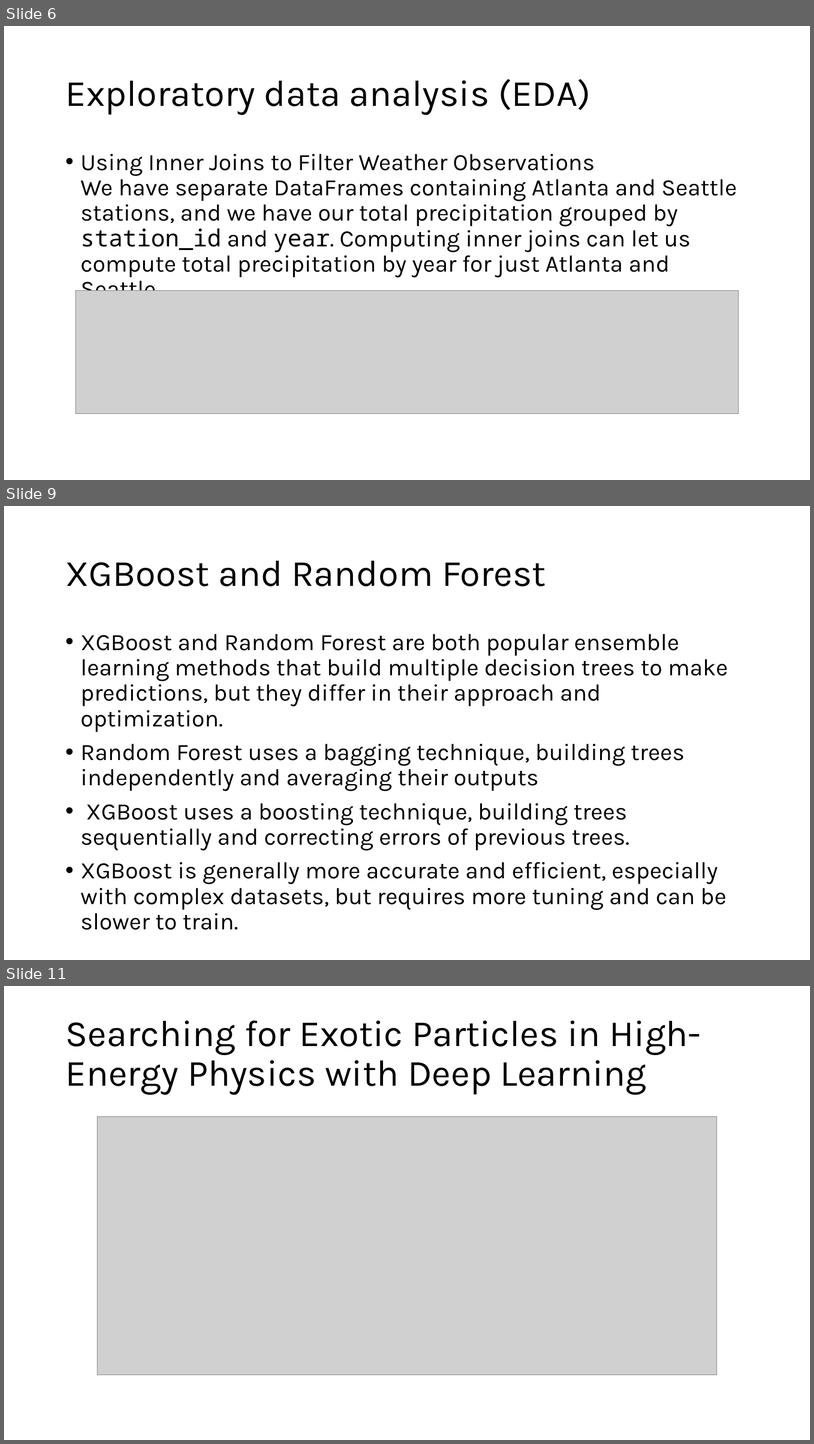
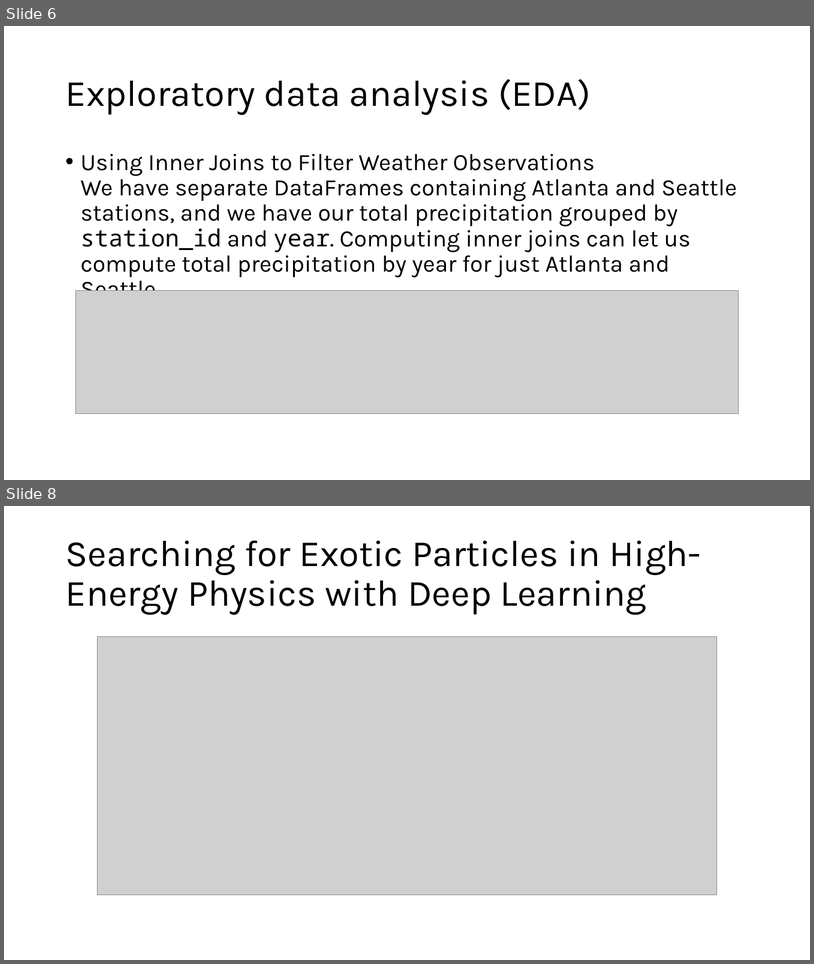
Before and after one commit to ICTP/SMR4077, a slide deck: DAY8/ML4HPC/slides/Magurele_3.pptx. Shown one above the other, each under a label of ours: slides 6, 9 and 11 before the commit, slides 6 and 8 after it; the slides between them are not shown. The pictures are 814x1444 and 814x964 pixels, drawn with LibreOffice and Linux fonts; fonts in the diff are those of the drawing; grey boxes stand for pictures. Boxes give left, top, right and bottom in pixels: in the first picture for what was removed or moved away, otherwise in the second. Text is boxed around its words. In the diff, an @@ line names an element or a change of style, - is before the commit and + after.

```diff
--- a/DAY8/ML4HPC/slides/Magurele_3.pptx
+++ b/DAY8/ML4HPC/slides/Magurele_3.pptx
@@ slide 9 removed at (4,506,810,960), background #FFFFFF @@
@@ title removed at (65,561,546,586) @@
-XGBoost and Random Forest
@@ text removed at (81,634,728,930) @@
-• XGBoost and Random Forest are both popular ensemble learning methods that build multiple decision trees to make predictions, but they differ in their approach and optimization.
-• Random Forest uses a bagging technique, building trees independently and averaging their outputs
-• XGBoost uses a boosting technique, building trees sequentially and correcting errors of previous trees.
-• XGBoost is generally more accurate and efficient, especially with complex datasets, but requires more tuning and can be slower to train.
@@ what was slide 11 is now slide 8 @@
```
Also in this commit, not shown: 2 slides changed, 5 other slides removed, 4 other files.
